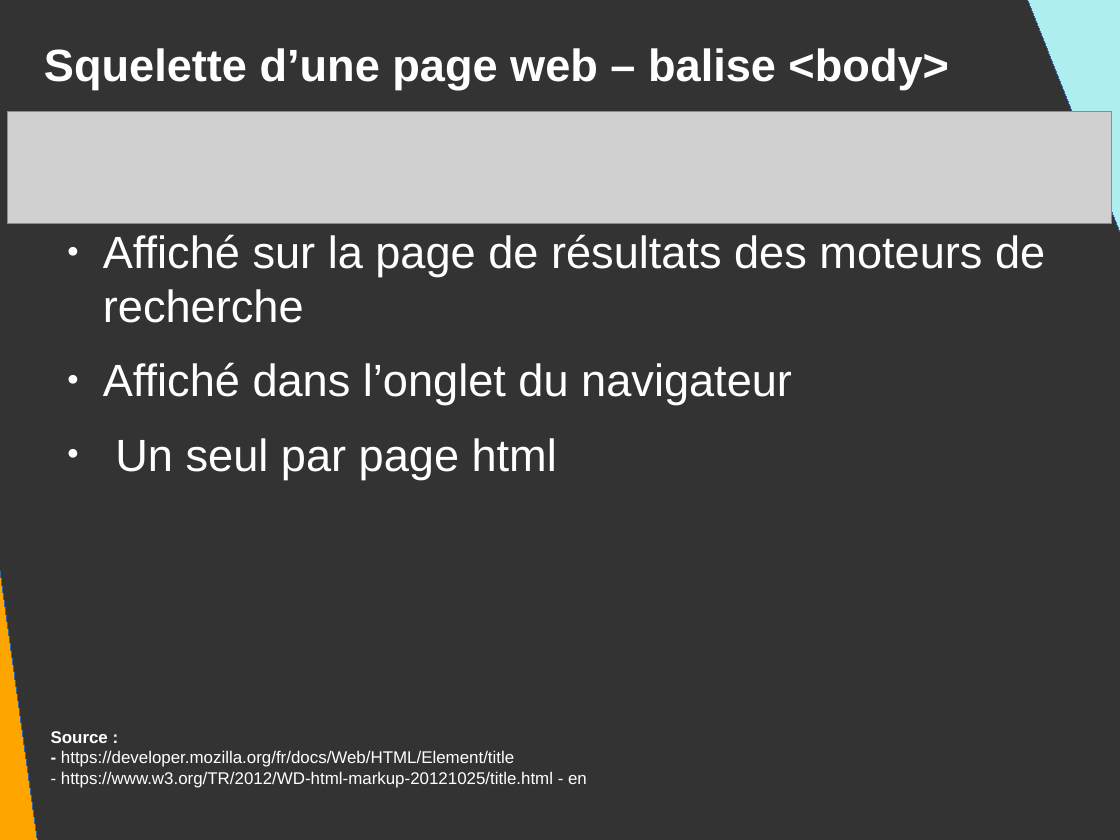
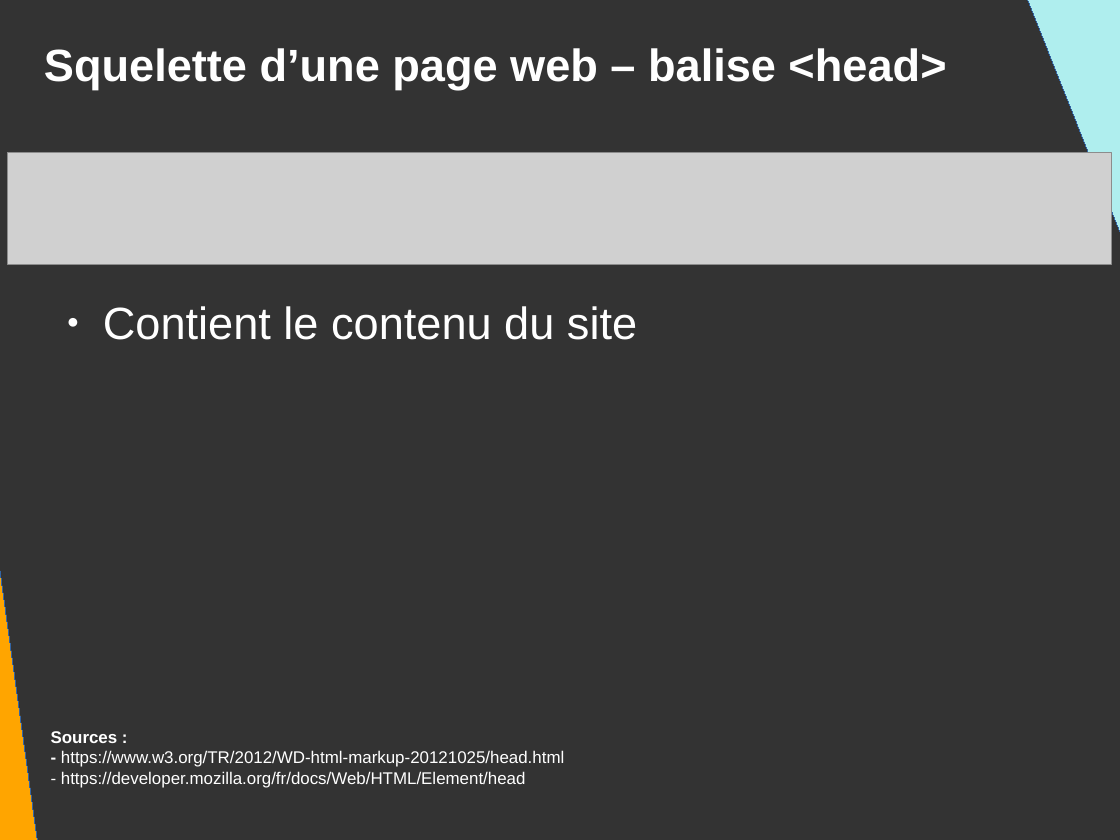
Before and after one commit to DanYellow/presentations, a slide deck: slide 29 of mmi/html/presentation.odp (slide 27 before the commit). Drawn at 1120x840 pixels with LibreOffice and Linux fonts; fonts in the diff are those of the drawing; grey boxes stand for pictures. Boxes give left, top, right and bottom in pixels: in the first picture for what was removed or moved away, otherwise in the second. Text is boxed around its words. In the diff, an @@ line names an element or a change of style, - is before the commit and + after.

Commit message:
Add slides for css in mmi's html classes

```diff
--- a/mmi/html/presentation.odp
+++ b/mmi/html/presentation.odp
@@ title at <box>44,48,946,90</box>: text changed @@
-Squelette d’une page web – balise <body>
+Squelette d’une page web – balise <head>
@@ picture: place and size @@
-picture at <box>7,112,1112,224</box>
+picture at <box>7,152,1112,264</box>
@@ text removed at <box>103,234,1045,479</box> @@
-● Affiché sur la page de résultats des moteurs de recherche
-● Affiché dans l’onglet du navigateur
-● Un seul par page html
@@ text added at <box>103,306,637,340</box>, 32 pt, text #FFFFFF @@
+● Contient le contenu du site
@@ text at <box>51,731,564,788</box>: text changed @@
-Source :
-- https://developer.mozilla.org/fr/docs/Web/HTML/Element/title
-- https://www.w3.org/TR/2012/WD-html-markup-20121025/title.html - en
+Sources :
+- https://www.w3.org/TR/2012/WD-html-markup-20121025/head.html
+- https://developer.mozilla.org/fr/docs/Web/HTML/Element/head
```
Also in this commit, not shown: 4 other slides changed, 9 slides added, 2 slides removed, 5 other files.
